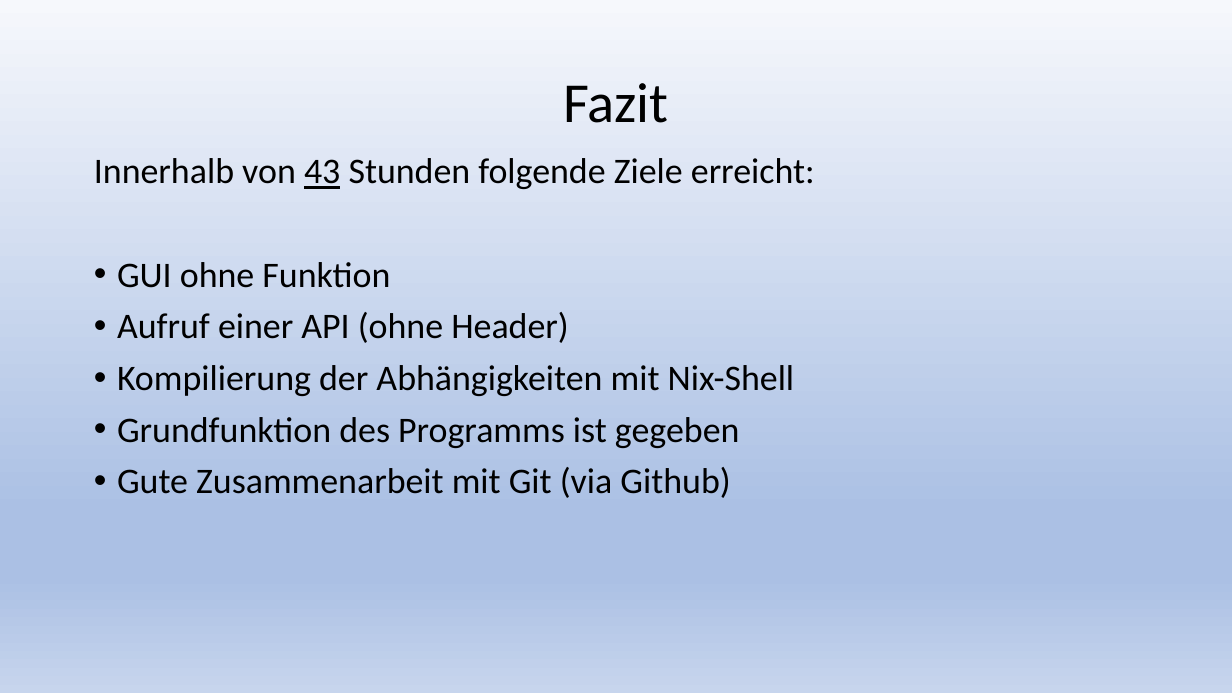
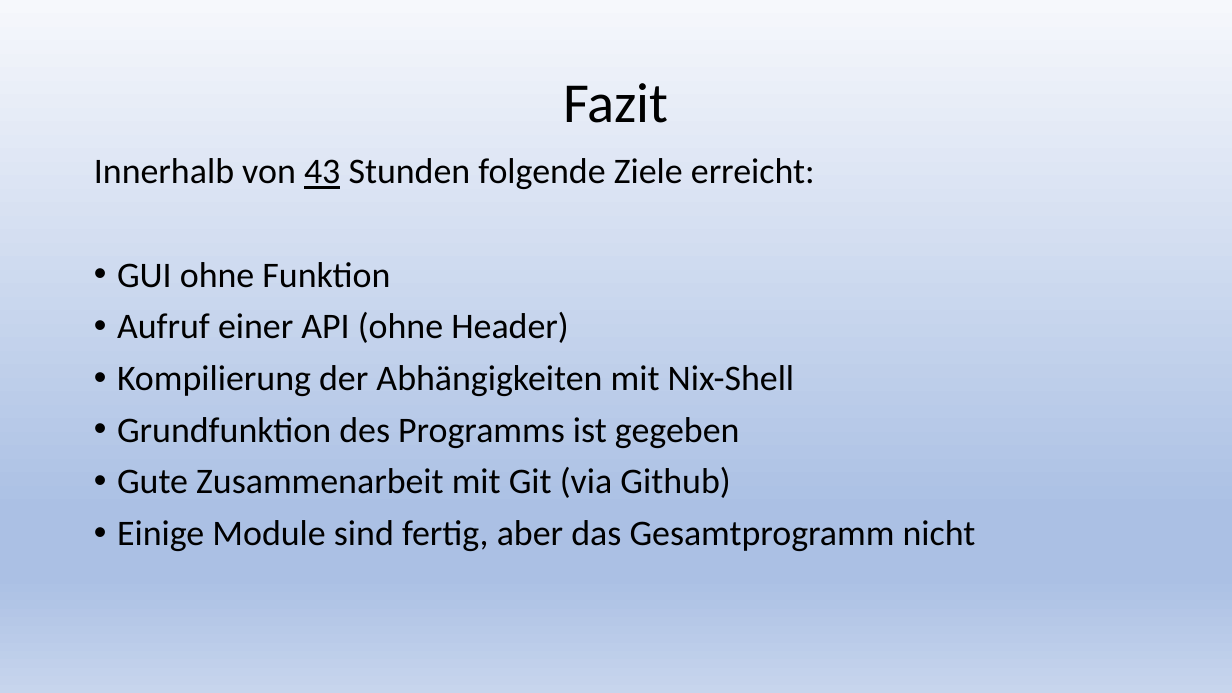
Before and after one commit to newr90/supersort, a slide deck: slide 12 of Praesentation/SuperSort.pptx. Drawn at 1232x693 pixels with LibreOffice and Linux fonts; fonts in the diff are those of the drawing. Boxes give left, top, right and bottom in pixels: in the first picture for what was removed or moved away, otherwise in the second. Text is boxed around its words. In the diff, an @@ line names an element or a change of style, - is before the commit and + after.

```diff
--- a/Praesentation/SuperSort.pptx
+++ b/Praesentation/SuperSort.pptx
@@ text at [117, 520, 976, 551]: paragraph added @@
+• Einige Module sind fertig, aber das Gesamtprogramm nicht
```
Also in this commit, not shown: 3 other slides changed.
